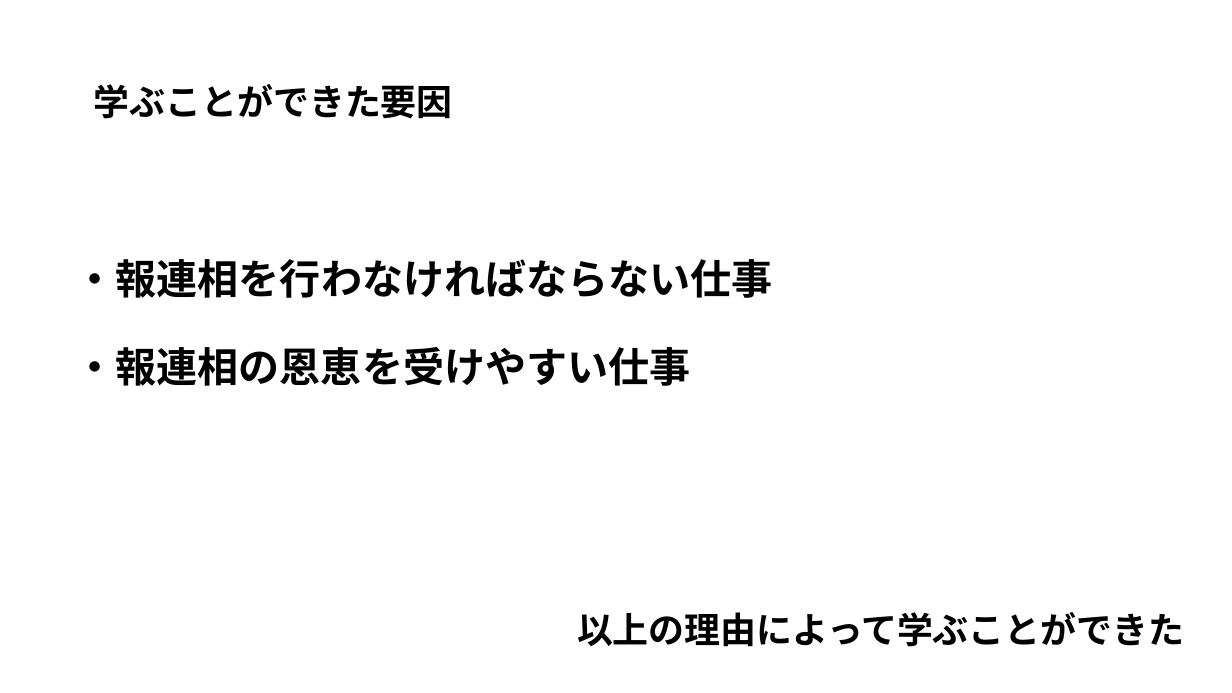
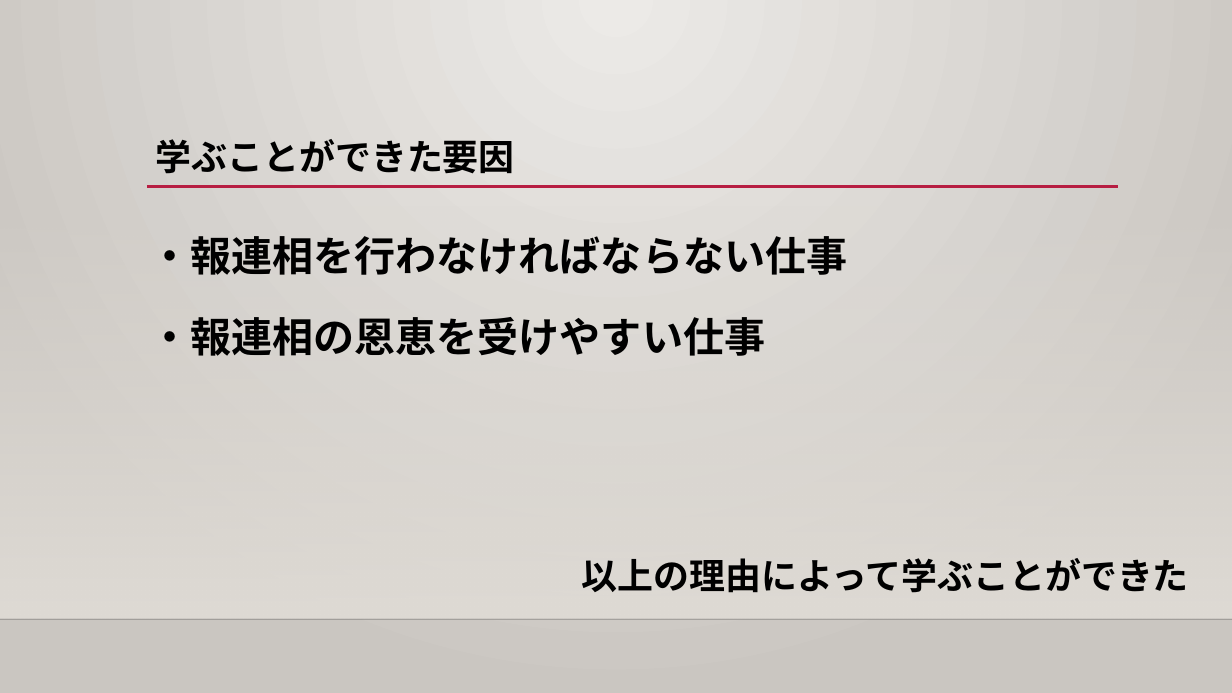
Before and after one commit to human-osaka-game-2019/2020NWProgrammingLatterTermExam, a slide deck: slide 13 of 情報リテラシー/上久保 豪太/ヒューマンでの学生生活において学んだこと.pptx. Drawn at 1232x693 pixels with LibreOffice and Linux fonts; fonts in the diff are those of the drawing; background and template pictures are left out. Boxes give left, top, right and bottom in pixels: in the first picture for what was removed or moved away, otherwise in the second. Text is boxed around its words. In the diff, an @@ line names an element or a change of style, - is before the commit and + after.

```diff
--- a/情報リテラシー/上久保 豪太/ヒューマンでの学生生活において学んだこと.pptx
+++ b/情報リテラシー/上久保 豪太/ヒューマンでの学生生活において学んだこと.pptx
@@ background #FFFFFF to gradient #ECEAE7 to #CAC7C1 @@
@@ title "学ぶことができた要因": place and size @@
-title "学ぶことができた要因" at (94, 84, 453, 119)
+title "学ぶことができた要因" at (156, 139, 515, 174)
@@ title "学ぶことができた要因" at (156, 139, 515, 174): vertical alignment middle to top @@
@@ rectangle added at (0, 204, 1232, 619), fill gradient #DFDBD5 @@
@@ line added from (147, 187) to (1118, 187), #B71E42 2.5 pt @@
@@ text "・報連相を行わなければならない仕事": place and size @@
-text "・報連相を行わなければならない仕事" at (75, 259, 773, 298)
+text "・報連相を行わなければならない仕事" at (149, 236, 847, 275)
@@ text "・報連相の恩恵を受けやすい仕事": place and size @@
-text "・報連相の恩恵を受けやすい仕事" at (75, 347, 691, 386)
+text "・報連相の恩恵を受けやすい仕事" at (149, 317, 765, 356)
@@ text "以上の理由によって学ぶことができた": place and size @@
-text "以上の理由によって学ぶことができた" at (577, 612, 1184, 647)
+text "以上の理由によって学ぶことができた" at (582, 558, 1189, 593)
@@ line added from (0, 619) to (1232, 619), #000001 1 pt @@
```
Also in this commit, not shown: 14 other slides changed.
